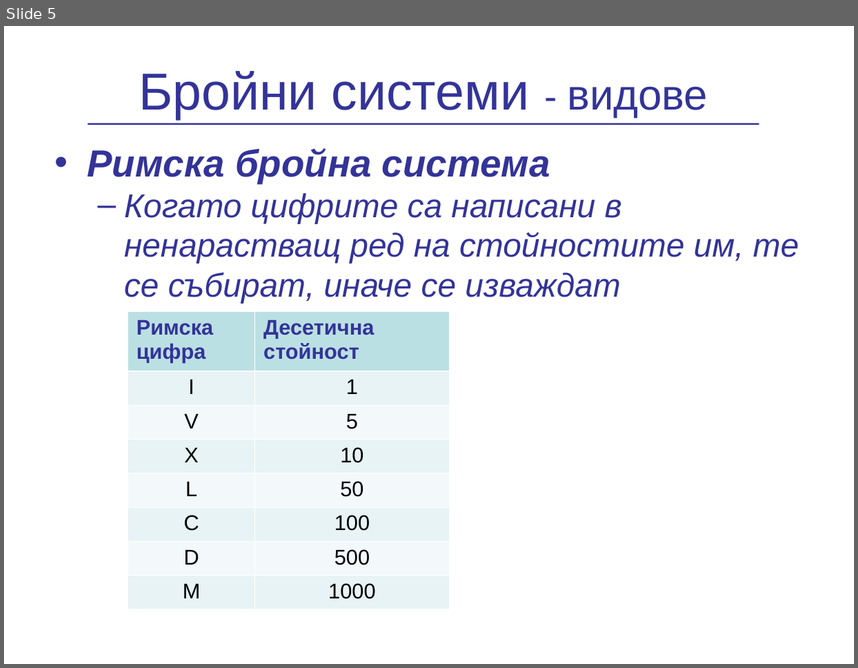
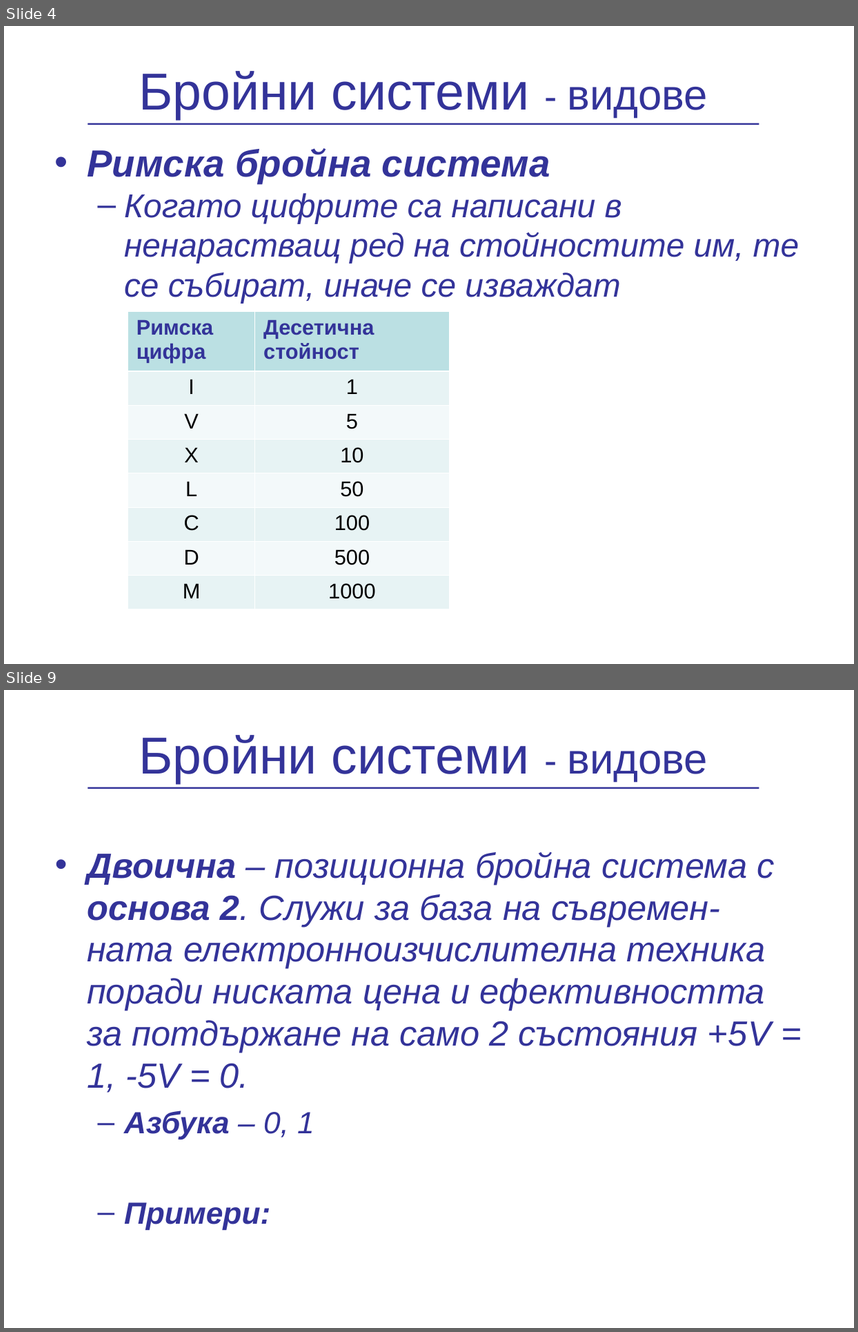
Before and after one commit to vpeevski/academy, a slide deck: Presentations/NumericalSystems/BroiniSistemi.ppt. Shown one above the other, each under a label of ours: slide 5 before the commit, slides 4 and 9 after it; the slides between them are not shown. The pictures are 858x668 and 858x1332 pixels, drawn with LibreOffice and Linux fonts; fonts in the diff are those of the drawing; background and template pictures are left out. Boxes give left, top, right and bottom in pixels: in the first picture for what was removed or moved away, otherwise in the second. Text is boxed around its words. In the diff, an @@ line names an element or a change of style, - is before the commit and + after.

```diff
--- a/Presentations/NumericalSystems/BroiniSistemi.ppt
+++ b/Presentations/NumericalSystems/BroiniSistemi.ppt
@@ slide 9 added at box(4, 690, 854, 1328), background picture (left out) @@
@@ title added at box(139, 735, 708, 783), 44 pt, text #333399 @@
+Бройни системи - видове
@@ line added from (87, 788) to (759, 788), #333399 1.5 pt @@
@@ text added at box(87, 851, 775, 1229), 29.6 pt, text #333399, italic @@
+• Двоична – позиционна бройна система с основа 2. Служи за база на съвремен-ната електронноизчислителна техника поради ниската цена и ефективността за потдържане на само 2 състояния +5V = 1, -5V = 0.
+  – Азбука – 0, 1
+  – Примери:
@@ what was slide 5 is now slide 4 @@
```
Also in this commit, not shown: 2 slides changed, 5 other slides added, 1 slide removed.
